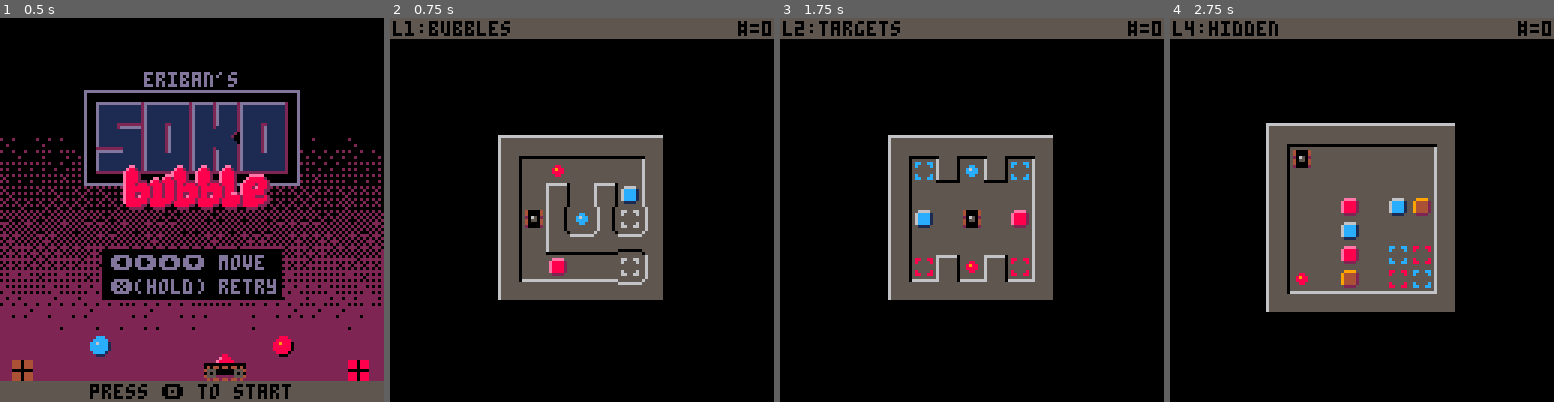
Above: before the commit, frames 1-4 (left to right).
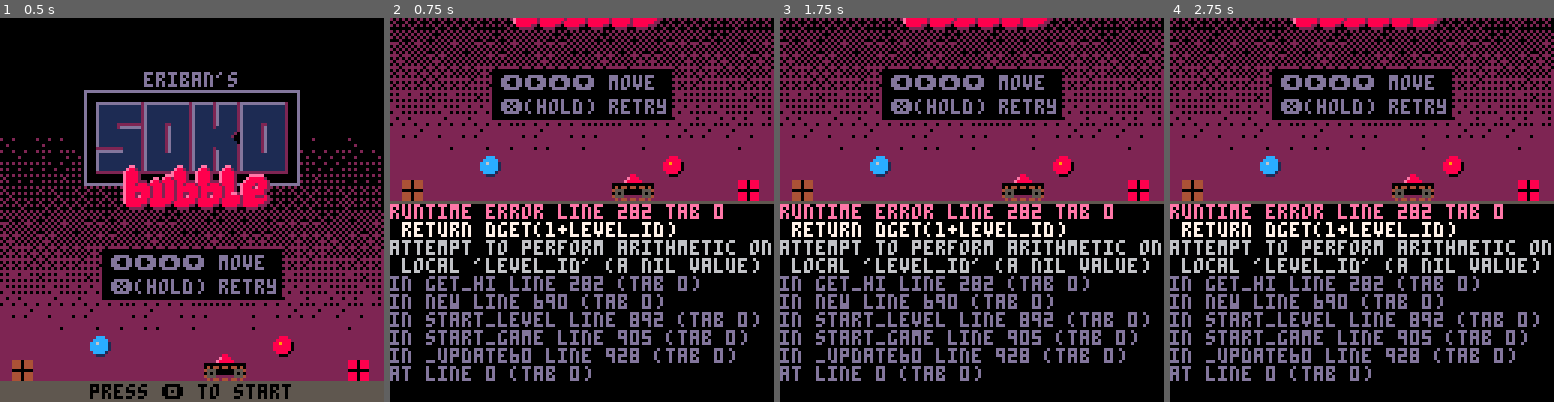
Above: after the commit, the same moments.

Repository: erwinbonsma/SokoBubbleP8
Game: PICO-8 cartridge sokobubble.p8
The game is run twice, just before and just after one commit, with the same random seed, the same clock (stepped at 60 frames per second) and the same inputs.
Inputs:
- Up to frame 1 (0.5 s): tap X (X key) at 0.33 s
- Up to frame 2 (0.75 s): tap O (Z key) at 0.7 s
- Up to frame 3 (1.75 s): tap X (X key) at 1.07 s; hold Right from 1.6 s (still down); tap O (Z key) at 1.7 s
- Up to frame 4 (2.75 s): tap X (X key) at 1.85 s; release Right at 2.1 s; tap O (Z key) at 2.1, 2.5 s; hold Up 2.15-2.42 s; hold Right from 2.47 s (still down)

Frame 1 is identical in both runs. In frame 2, 56% of the frame differs, in the area x 0-100%, y 0-95%; in frame 3, 56%; in frame 4, 59%.
Error after the commit: runtime error line 282 tab 0; return dget(1+level_id); attempt to perform arithmetic on local 'level_id' (a nil value)

Commit message:
Track hi-scores

Diff:
--- a/sokobubble.p8
+++ b/sokobubble.p8
@@ -57,6 +57,8 @@
  name="wip",
  mapdef={32,0,8,8}
 }}
+max_level_id=#level_defs
+
 
 --sprite flags
 flag_player=0
@@ -239,6 +241,50 @@
  return anim
 end
 -->8
+stats={}
+
+function stats:new()
+ local o=setmetatable({},self)
+ self.__index=self
+
+ cartdata("eriban_sokobubble")
+ if (
+  dget(0)!=vmajor or
+  dget(1)<vminor
+ ) then
+  --reset incompatible data
+  for l=1,max_level_id do
+   dset(1+l,0)
+  end
+ end
+
+ dset(0,vmajor)
+ dset(1,vminor)
+
+ return o
+end
+
+function stats:mark_done(
+ level_id,num_moves
+)
+ local best=self:get_moves(
+  level_id
+ )
+ if (
+  best==0 or num_moves<best
+ ) then
+  dset(1+level_id,num_moves)
+ end
+end
+
+function stats:is_done(level_id)
+ return dget(1+level_id)>0
+end
+
+function stats:get_hi(level_id)
+ return dget(1+level_id)
+end
+
 box={}
 function box:new(x,y,c)
  local o=setmetatable({},self)
@@ -636,6 +682,16 @@
  o.sy0=67-4*o.nrows
  o.ini_bubble=(
   lvl_def.ini_bubble or 0
+ )
+
+ o.lvl_id=lvl_index
+ if lvl_def.lvl_id!=nil then
+  --allow reset of level hi
+  --score after level changed
+  o.lvl_id=lvl_def.lvl_id
+ end
+ o.best_moves=stats:get_hi(
+  lvl_id
  )
 
  return o
@@ -788,7 +844,15 @@
   "l"..self.idx..":"..self.name,
   1,1,0
  )
- local s="#="..state.mov_cnt
+ local s=(
+  "#="..state.mov_cnt.."/"
+ )
+ if self.best_score>0 then
+  s..=self.best_score
+ else
+  s..="-"
+ end
+
  print(s,128-#s*4,1,0)
 end
 
@@ -833,6 +897,8 @@
 end
 
 function _init()
+ stats=stats:new()
+
  show_title()
 end
 
@@ -1024,6 +1090,10 @@
   state.player:update(state)
 
   if state.level:is_done(state) then
+   stats:mark_done(
+    state.level.lvl_id,
+    state.mov_cnt
+   )
    state.anim=animate_level_done()
   end
  end
